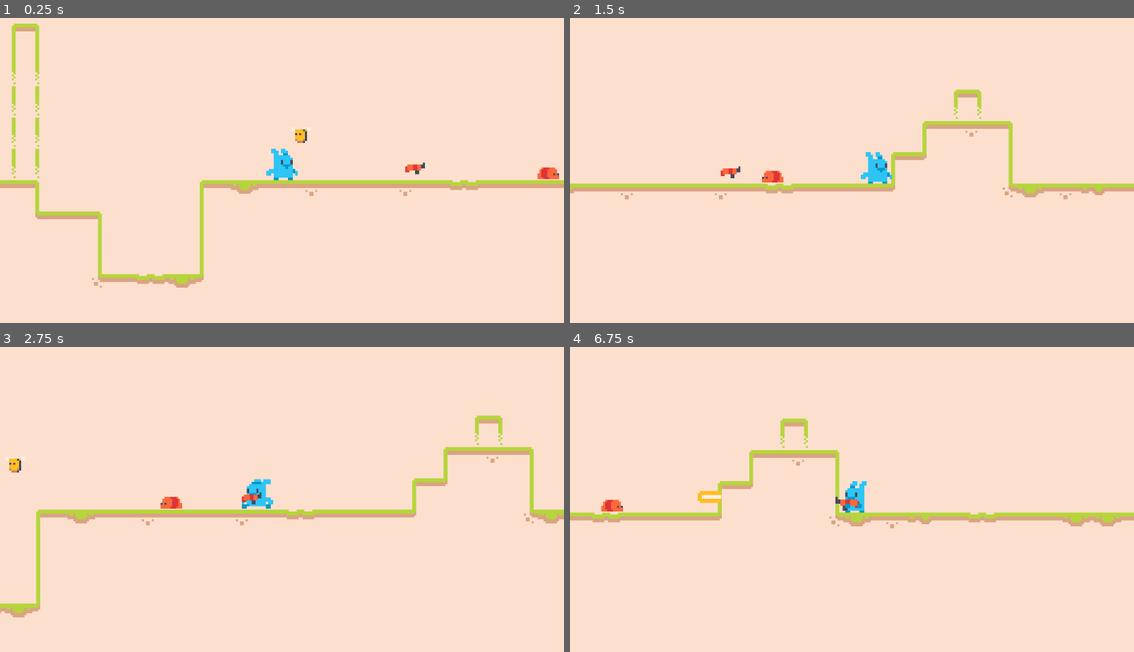
Above: before the commit, frames 1-4 (two rows, left to right).
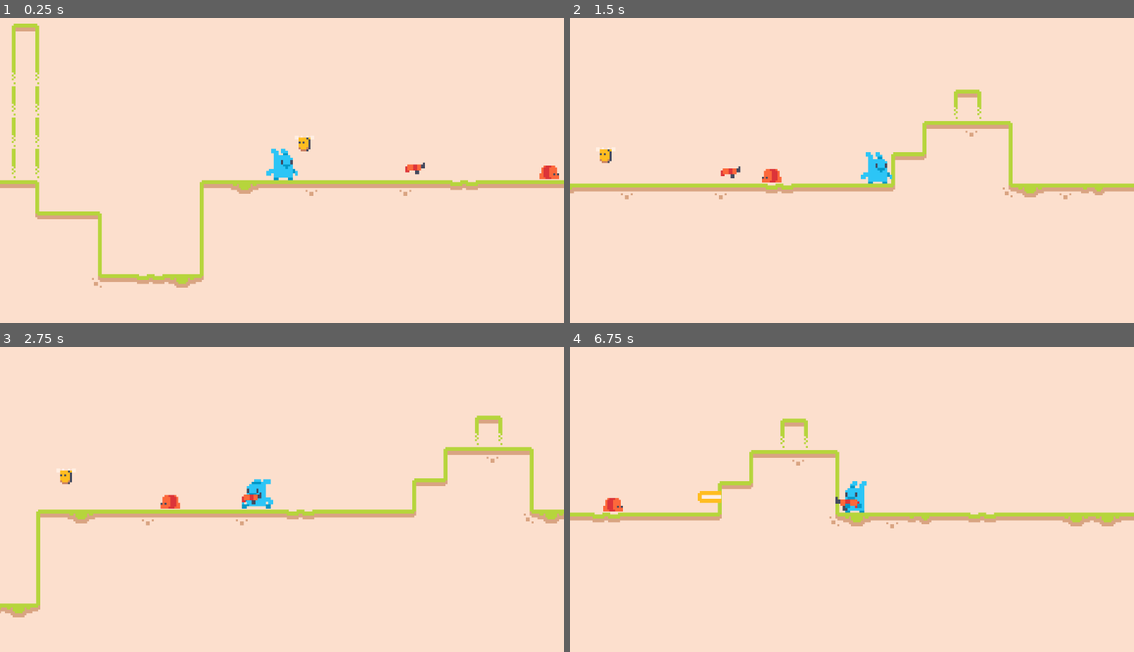
Above: after the commit, the same moments.

Repository: conor-wilson/dr-shrink
Game: Godot game, scene res://scenes/main.tscn
Same seed, same stepped clock (60 frames per second), same inputs: the game is played once before the commit and once after it. The engine's default icon, where the game draws it, is replaced by a stand-in: a white triangle on a blue panel in a dark square.
Inputs:
- Up to frame 1 (0.25 s): no input
- Up to frame 2 (1.5 s): hold Right (Right) from 0.53 s (still down); tap Space (Shoot) at 0.6, 1.35 s; tap W (Jump) at 0.77 s
- Up to frame 3 (2.75 s): tap W (Jump) at 1.52 s; release Right (Right) at 2.03 s; hold Left (Left) from 2.03 s (still down); tap Space (Shoot) at 2.1 s
- Up to frame 4 (6.75 s): release Left (Left) at 2.78 s; hold Right (Right) 2.78-4.28 s; tap Space (Shoot) every 0.75 s from 2.85 to 6.6 s; tap W (Jump) at 3.02, 3.77, 4.52, 6.02 s; hold Left (Left) 4.28-5.03 s; hold Right (Right) 5.03-5.78 s; hold Left (Left) from 5.78 s (still down)

The runs differ from the first frame. In frame 1, 0.2% of the frame differs, in the area x 52-99%, y 36-54%; in frame 2, 0.2%; in frame 3, 0.2%, in the area x 1-33%, y 36-54%; in frame 4, less than 0.1%.

Commit message:
Setup bee to follow player when it gets close

Diff:
--- a/shrinker/shrinker/scenes/entities/bee.gd
+++ b/shrinker/shrinker/scenes/entities/bee.gd
@@ -3,14 +3,18 @@
 # TODO: This de-duplicate the enemy code
 
 @export var speed: float = 25
+@export var player_detect_distance : float = 64
 @export var marker1: Marker2D
 @export var marker2: Marker2D
 
 var health := 3
 @onready var target = marker2
+@onready var player:Player = get_tree().get_first_node_in_group('Player') # <-- COOL!
+var following:bool
 
 func _process(delta: float) -> void:
 	set_target()
+	detect_player()
 	move(delta)
 
 func check_death():
@@ -38,7 +42,15 @@
 		body.damage(1)
 
 func move(delta: float):
-	var direction : Vector2 = (target.position - position).normalized()
+
+	# Parse the direction the bee should be flying
+	var direction : Vector2
+	if following:
+		direction = (player.position - position).normalized()
+	else:
+		direction = (target.position - position).normalized()
+
+	# Move the bee
 	position += direction * speed * delta
 	set_sprite_direction(direction)
 
@@ -53,3 +65,7 @@
 		$AnimatedSprite2D.flip_h = false
 	else:
 		$AnimatedSprite2D.flip_h = true
+
+# detect_player detects if the bee is close to the player.
+func detect_player():
+	following = position.distance_to(player.position) < player_detect_distance
--- a/shrinker/shrinker/scenes/entities/player.tscn
+++ b/shrinker/shrinker/scenes/entities/player.tscn
@@ -74,7 +74,7 @@
 radius = 5.0
 height = 16.0
 
-[node name="Player" type="CharacterBody2D"]
+[node name="Player" type="CharacterBody2D" groups=["Player"]]
 collision_layer = 3
 collision_mask = 13
 script = ExtResource("1_p3vp5")
--- a/shrinker/shrinker/scenes/entities/worm.tscn
+++ b/shrinker/shrinker/scenes/entities/worm.tscn
@@ -43,7 +43,7 @@
 material = SubResource("ShaderMaterial_dhlhj")
 sprite_frames = SubResource("SpriteFrames_ix8ws")
 autoplay = "default"
-frame_progress = 0.113865
+frame_progress = 0.795491
 
 [node name="CollisionShape2D" type="CollisionShape2D" parent="."]
 rotation = 1.5708
